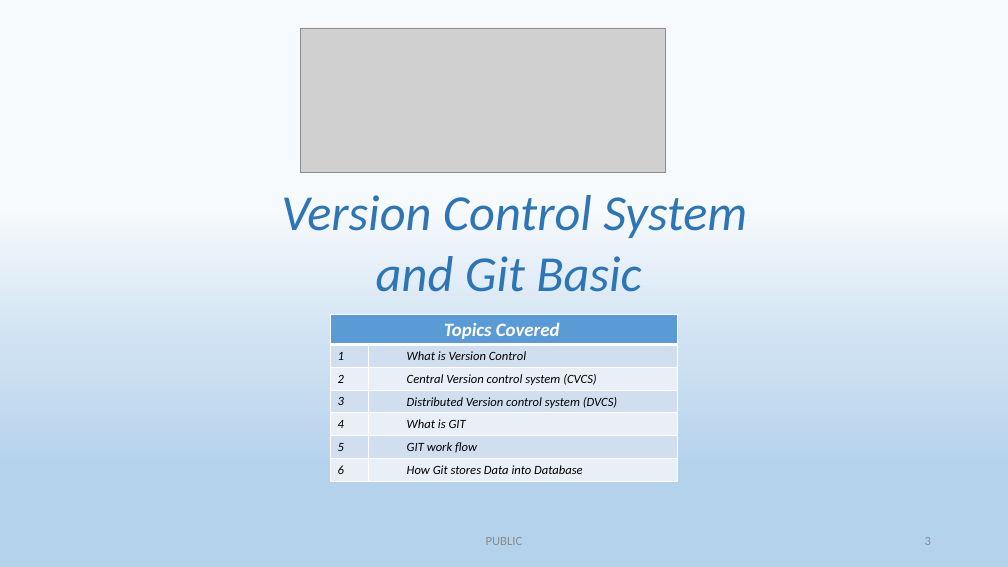
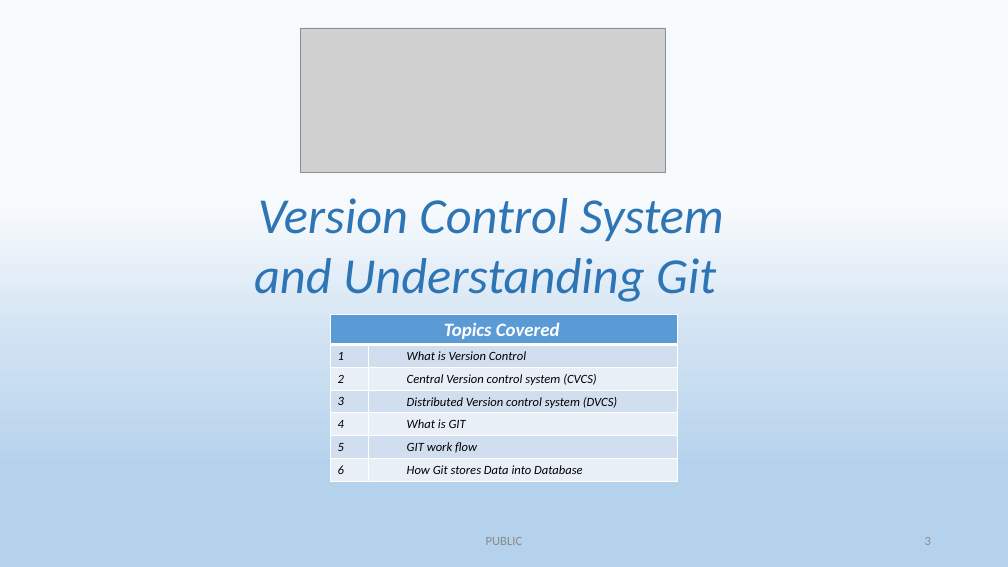
Before and after one commit to rakesh100282/Git-1, a slide deck: slide 3 of Git-V 0.1.pptx. Drawn at 1008x567 pixels with LibreOffice and Linux fonts; fonts in the diff are those of the drawing; grey boxes stand for pictures. Boxes give left, top, right and bottom in pixels: in the first picture for what was removed or moved away, otherwise in the second. Text is boxed around its words. In the diff, an @@ line names an element or a change of style, - is before the commit and + after.

```diff
--- a/Git-V 0.1.pptx
+++ b/Git-V 0.1.pptx
@@ text at [254, 198, 724, 302]: text changed @@
-Version Control System and Git Basic
+Version Control System and Understanding Git
```
Also in this commit, not shown: 7 other slides changed, 11 slides added, 1 slide removed.
